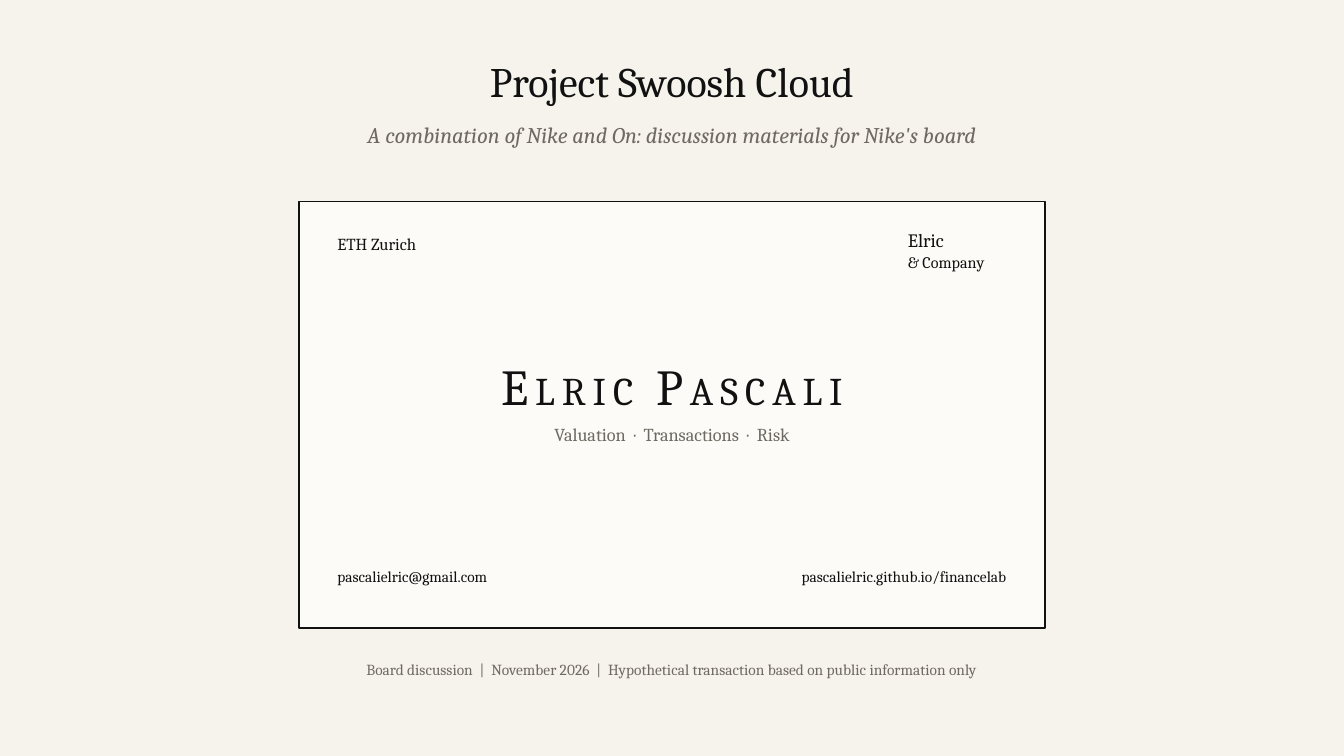
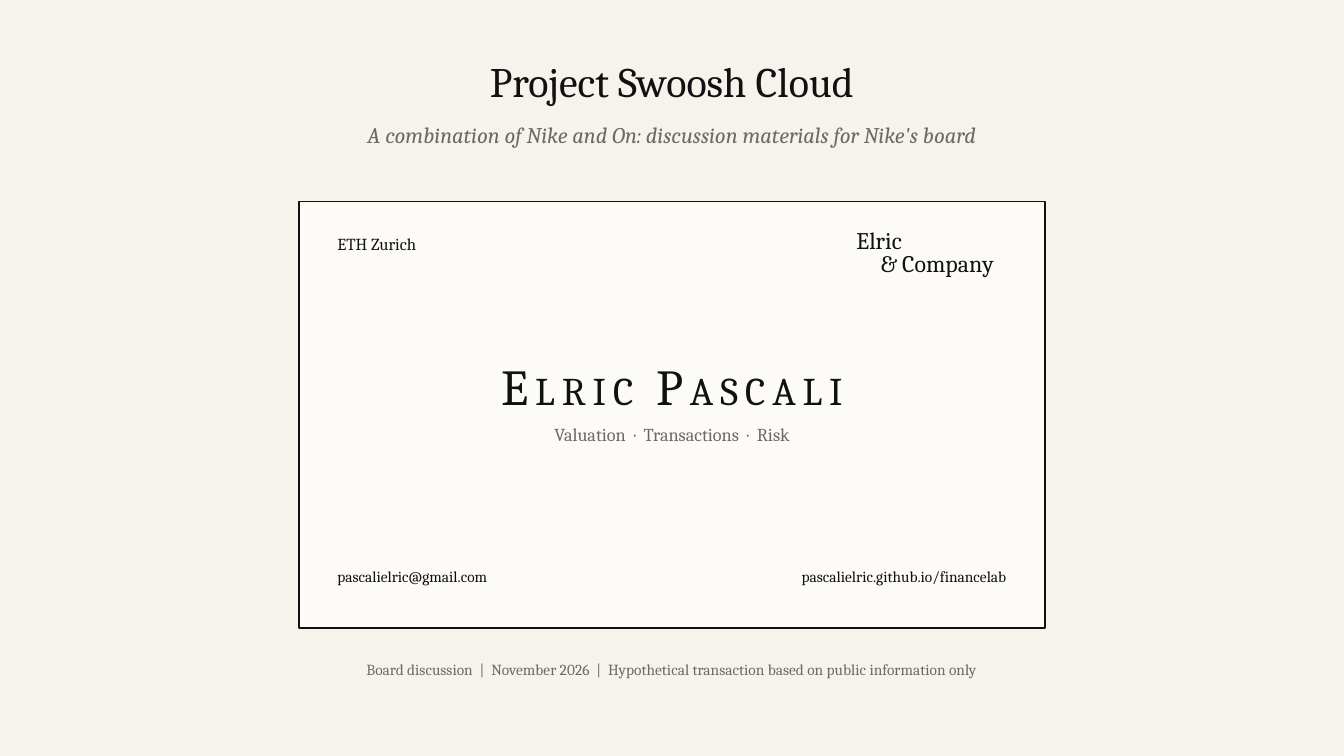
Before and after one commit to pascalielric/financelab, a slide deck: slide 1 of downloads/Nike_On_Merger_Deck.pptx. Drawn at 1344x756 pixels with LibreOffice and Linux fonts; fonts in the diff are those of the drawing. Boxes give left, top, right and bottom in pixels: in the first picture for what was removed or moved away, otherwise in the second. Text is boxed around its words. In the diff, an @@ line names an element or a change of style, - is before the commit and + after.

```diff
--- a/downloads/Nike_On_Merger_Deck.pptx
+++ b/downloads/Nike_On_Merger_Deck.pptx
@@ text "Elric": place and size @@
-text "Elric" at bbox=[908, 234, 944, 247]
+text "Elric" at bbox=[856, 232, 901, 249]
@@ text "Elric" at bbox=[856, 232, 901, 249]: size 13.5 to 17 pt @@
@@ text "& Company": place and size @@
-text "& Company" at bbox=[922, 257, 984, 272]
+text "& Company" at bbox=[902, 256, 994, 277]
@@ text "& Company" at bbox=[902, 256, 994, 277]: size 11.5 to 17 pt @@
```
Also in this commit, not shown: 15 other files.
